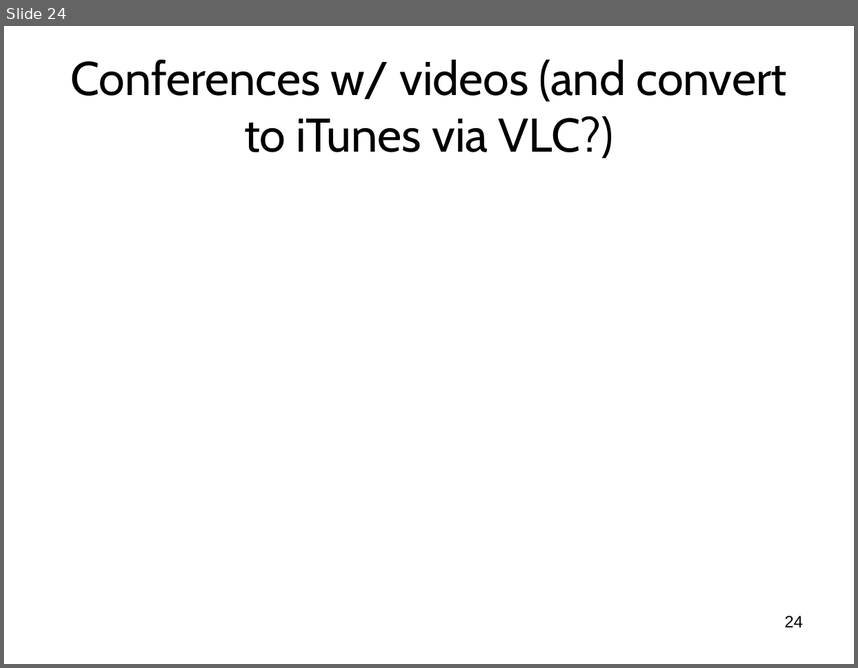
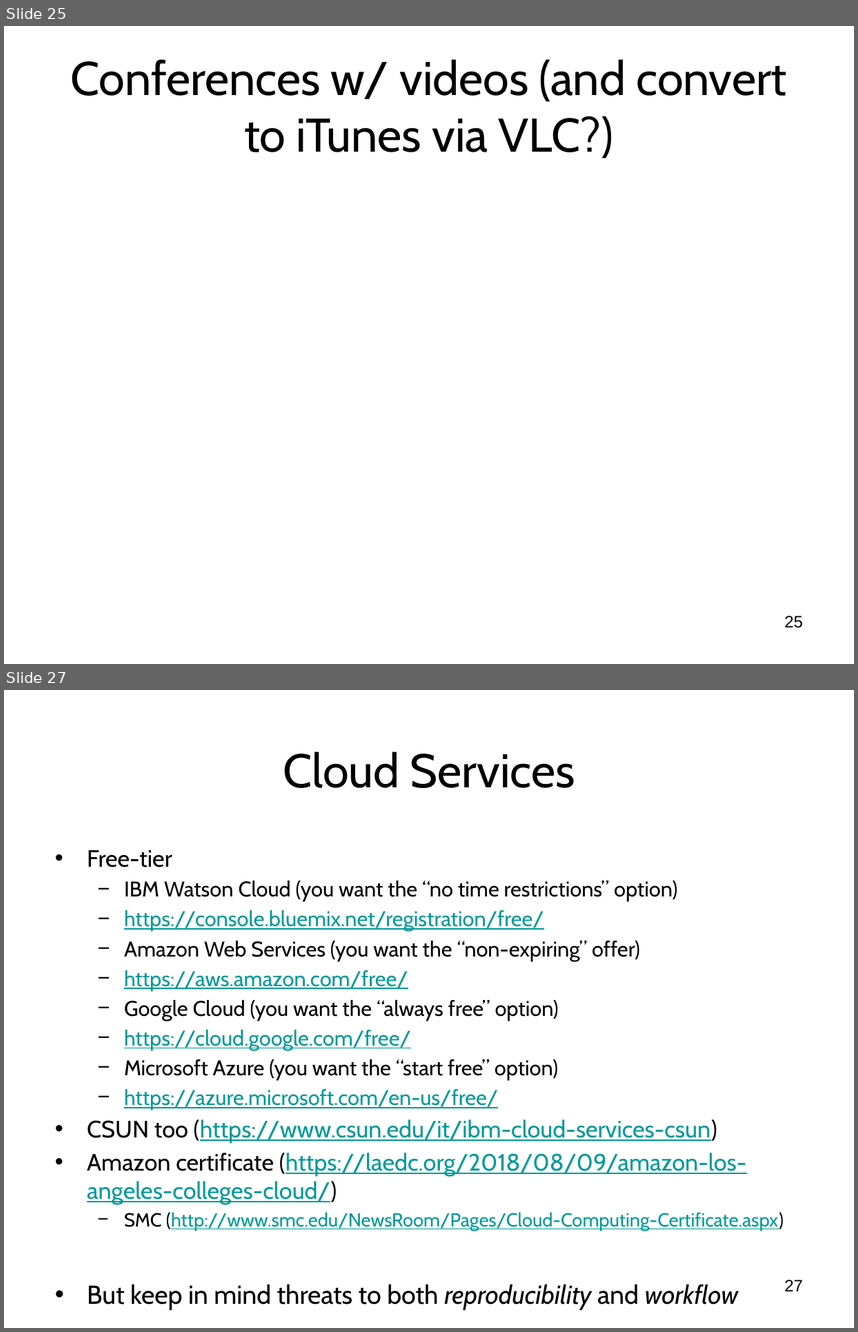
Before and after one commit to wsphd/datajam2018, a slide deck: dj2018.odp. Shown one above the other, each under a label of ours: slide 24 before the commit, slides 25 and 27 after it; the slides between them are not shown. The pictures are 858x668 and 858x1332 pixels, drawn with LibreOffice and Linux fonts; fonts in the diff are those of the drawing. Boxes give left, top, right and bottom in pixels: in the first picture for what was removed or moved away, otherwise in the second. Text is boxed around its words. In the diff, an @@ line names an element or a change of style, - is before the commit and + after.

```diff
--- a/dj2018.odp
+++ b/dj2018.odp
@@ slide 27 added at [4, 690, 854, 1328], background #FFFFFF @@
@@ title added at [283, 751, 575, 788], 40 pt, text #000000 @@
+Cloud Services
@@ text added at [87, 850, 784, 1310], 18 pt, text #009999, underline @@
+• Free-tier
+  − IBM Watson Cloud (you want the “no time restrictions” option)
+  − https://console.bluemix.net/registration/free/
+  − Amazon Web Services (you want the “non-expiring” offer)
+  − https://aws.amazon.com/free/
+  − Google Cloud (you want the “always free” option)
+  − https://cloud.google.com/free/
+  − Microsoft Azure (you want the “start free” option)
+  − https://azure.microsoft.com/en-us/free/
+• CSUN too (https://www.csun.edu/it/ibm-cloud-services-csun)
+• Amazon certificate (https://laedc.org/2018/08/09/amazon-los-angeles-colleges-cloud/)
+  − SMC (http://www.smc.edu/NewsRoom/Pages/Cloud-Computing-Certificate.aspx)
+• But keep in mind threats to both reproducibility and workflow
@@ page number added at [784, 1279, 803, 1291], 14 pt, text #000000 @@
+27
@@ what was slide 24 is now slide 25 @@
@@ page number at [784, 615, 803, 628]: text changed @@
-24
+25
```
Also in this commit, not shown: 9 slides changed, 12 other slides added, 8 slides removed, 1 other file.
